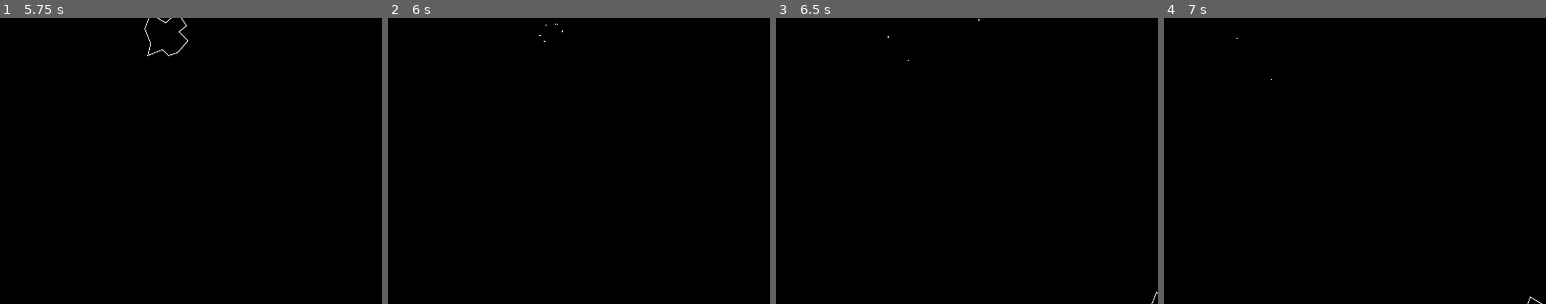
Above: before the commit, frames 1-4 (left to right).
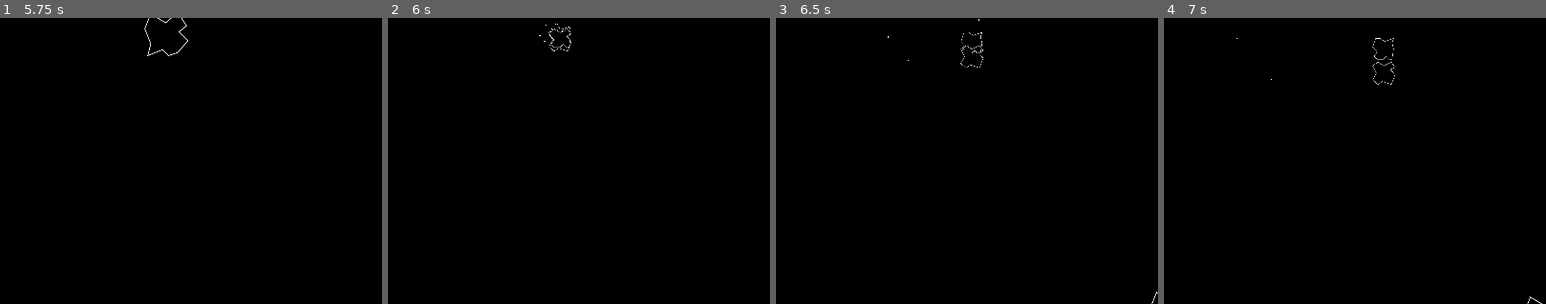
Above: after the commit, the same moments.

Repository: springcomp/asteroids_godot
Game: Godot game, scene res://scenes/main.tscn
Same seed, same stepped clock (60 frames per second), same inputs: the game is played once before the commit and once after it.
Inputs:
- Up to frame 1 (5.75 s): hold Up (thrust) 0.53-2.03 s; hold Left (rotate_left) 2.03-4.28 s; hold Right (rotate_right) 4.28-5.03 s; hold Up (thrust) from 5.03 s (still down)
- Up to frame 2 (6 s): release Up (thrust) at 5.78 s; hold Right (rotate_right) from 5.78 s (still down)
- Up to frame 3 (6.5 s): keep holding Right (rotate_right)
- Up to frame 4 (7 s): keep holding Right (rotate_right)
The pictures show only the part of the screen within x 24-74%, y 0-50%; the shares and areas given below are measured in that part.

Frame 1 is identical in both runs. In frame 2, 0.1% of the frame differs, in the area x 42-48%, y 2-12%; in frame 3, less than 0.1%; in frame 4, 0.1%, in the area x 54-61%, y 7-24%.

Commit message:
[asteroids] split in smaller faster asteroids

Diff:
--- a/scenes/asteroid.gd
+++ b/scenes/asteroid.gd
@@ -4,7 +4,10 @@
 
 const Utils = preload("res://scenes/Utils/utils.gd")
 
-@export var speed: int = 100
+signal on_destroyed(position: Vector2, size: Utils.AsteroidSize)
+
+@export var speed: float = 100
+@export var speed_increment_factor: float = .3
 
 @onready var sprite = $Sprite2D
 @onready var explosion_particles = $ExplosionParticles
@@ -28,9 +31,13 @@
 	var scale_value = 1 / ( size + 1.0 )
 	scale = Vector2(scale_value, scale_value)
 
+	## smaller asteroids move faster
+	speed += speed_increment_factor * size * speed
+
 	var image_index = randi() % image_array.size()
 	var random_image = load(image_array[image_index])
 	sprite.texture = random_image
+
 
 func _process(delta):
 	position += direction * speed * delta
@@ -43,6 +50,7 @@
 func on_destroy():
 	explode()
 	queue_free()
+	on_destroyed.emit(position, size)
 
 func explode():
 	explosion_particles.emitting = true
--- a/scenes/asteroid_spawner.gd
+++ b/scenes/asteroid_spawner.gd
@@ -17,6 +17,13 @@
 
 func spawn_asteroid(position: Vector2, size: Utils.AsteroidSize):
 	var asteroid = asteroid_scene.instantiate() as Asteroid
+	asteroid.on_destroyed.connect(_on_asteroid_destroyed)
 	asteroid.global_position = position
 	asteroid.size = size
 	get_tree().root.add_child.call_deferred(asteroid)
+
+func _on_asteroid_destroyed(position: Vector2, size: Utils.AsteroidSize):
+	if size != Utils.AsteroidSize.SMALL:
+		var new_size = size + 1;
+		for i in range(2):
+			spawn_asteroid(position, new_size);
